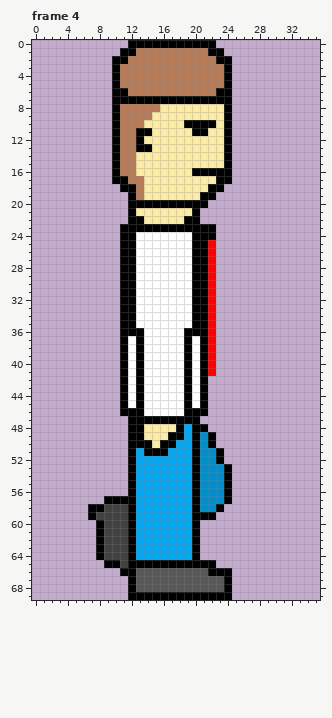
Pixel-art file -- assets/img/dwight_side.ase. The picture above was drawn from the file before the commit.
36x70 pixels, 4 frames. Shown: frame 4. The commit also changed other frames, which this record leaves out.
The result:
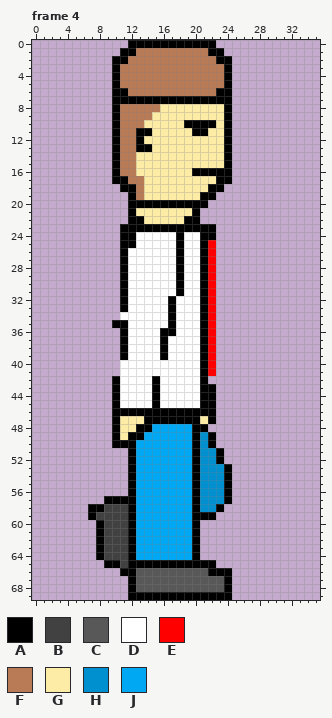
Palette (. is transparent): A #000000  B #414141  C #585858  D #ffffff  E #ff0000  F #b97a56  G #fdeca6  H #008fcf  J #00a8f3
The author wrote: version 0.63 : updated anim for dwight + new anim for zombies
Change:
Frame 4, layers "bras droit", "bras gauche":
There is now colour A in row 35 at x 10; in row 42 at x 10; in rows 43 to 47 at x 10 and 22; in rows 48 to 49 at x 10; in row 50 at x 10 to 11.
The edit turns colour D into colour A in rows 24 to 31 at x 18; in rows 32 to 35 at x 17; in row 36 at x 16 to 17; in rows 37 to 39 at x 16; in rows 42 to 45 at x 15; in row 46 at x 14 to 18.
The edit turns colour G into colour A in row 48 at x 14.
The edit turns colour A into colour D in rows 24 to 25 at x 20; in rows 26 to 33 at x 12 and 20; in row 34 at x 11 to 12 and 20; in row 35 at x 12 and 20; in row 36 at x 12 to 13 and 19 to 20; in rows 37 to 39 at x 13 and 19.
The edit turns colour A into colour D in rows 40 to 45 at x 11, 13 and 19.
There is now colour G in row 47 at x 11 and 21; in rows 48 to 49 at x 11.
The edit turns colour A into colour G in row 47 at x 12 to 13; in row 48 at x 12.
The edit turns colour A into colour J in row 48 at x 18; in row 49 at x 17 to 18; in row 50 at x 13 to 14 and 16 to 17; in row 51 at x 14 to 16.
The edit turns colour G into colour J in row 48 at x 15 to 17; in row 49 at x 14 to 16; in row 50 at x 15.
Pixel boxes of the changes (left, top, right, bottom) in both pictures:
changed: (112, 232, 216, 456)
